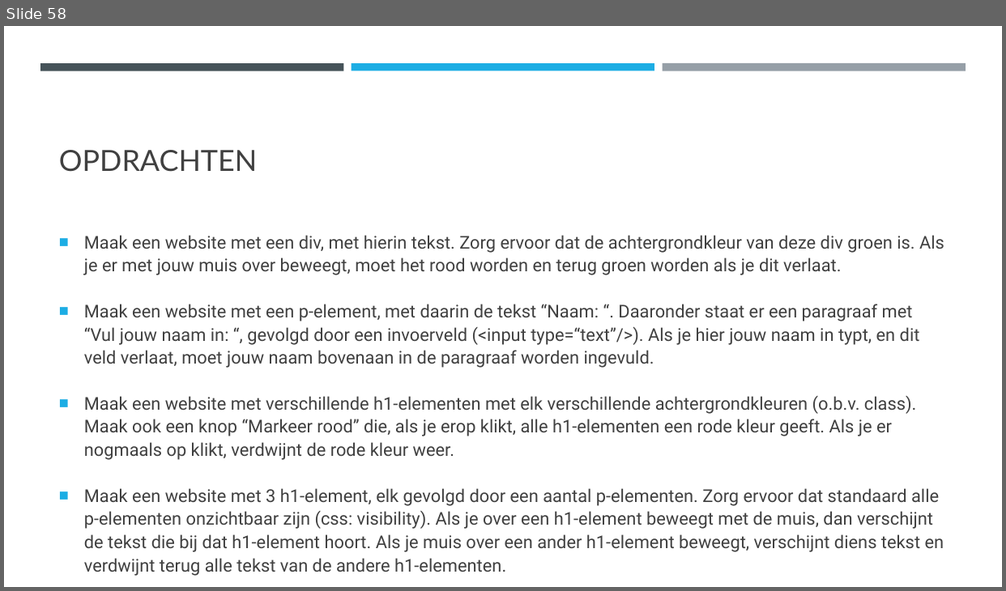
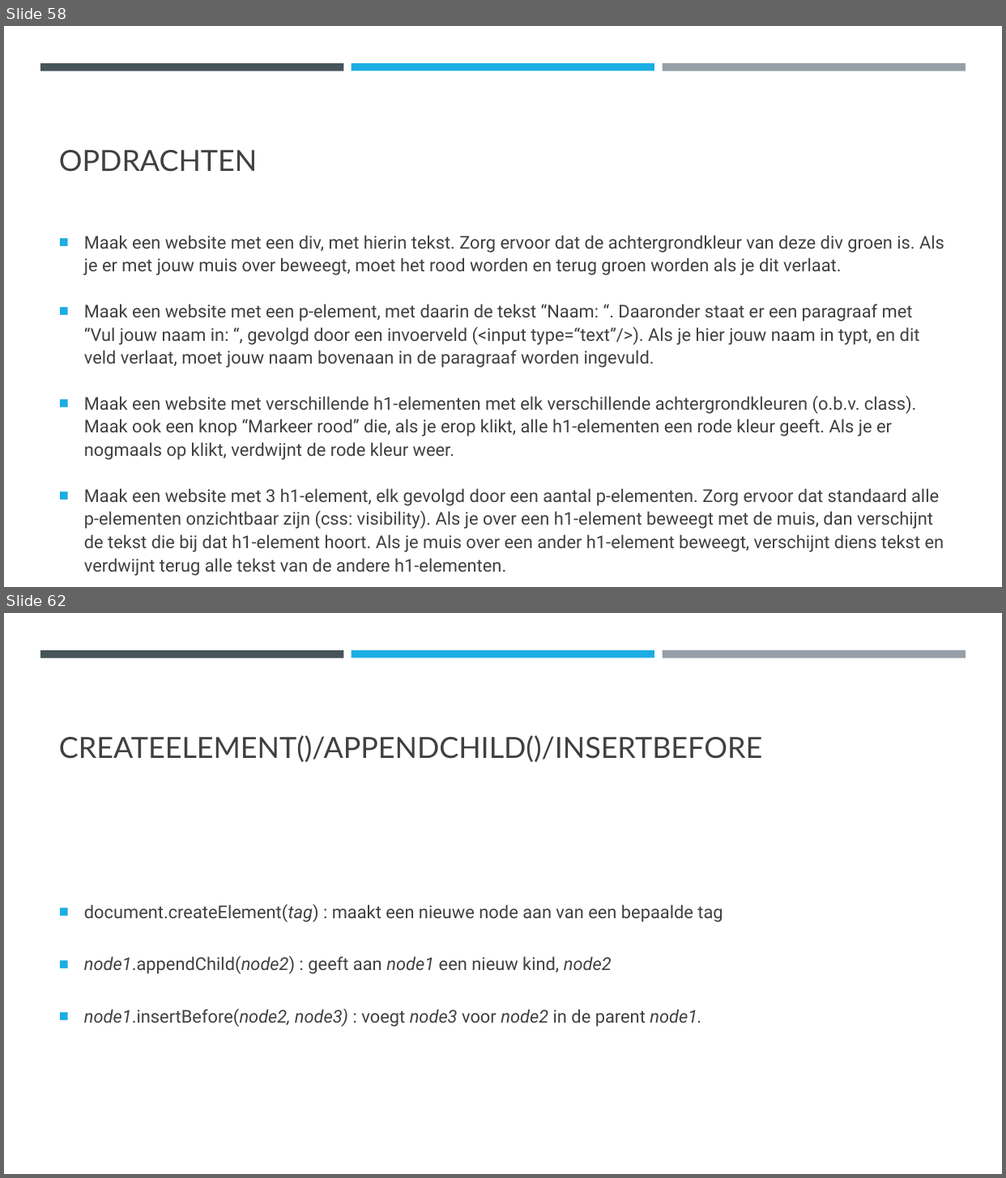
Before and after one commit to DhrLeroy/Webdesign, a slide deck: Webdesign.pptx. Shown one above the other, each under a label of ours: slide 58 before the commit, slides 58 and 62 after it; the slides between them are not shown. The pictures are 1006x591 and 1006x1178 pixels, drawn with LibreOffice and Linux fonts; fonts in the diff are those of the drawing. Boxes give left, top, right and bottom in pixels: in the first picture for what was removed or moved away, otherwise in the second. Text is boxed around its words. In the diff, an @@ line names an element or a change of style, - is before the commit and + after.

```diff
--- a/Webdesign.pptx
+++ b/Webdesign.pptx
@@ slide 62 added at bbox=[4, 613, 1002, 1174], background #FFFFFF; not listed: 3 template elements that a slide beside it also shows @@
@@ title added at bbox=[59, 735, 762, 762], 28 pt, text #404040 @@
+CREATEELEMENT()/APPENDCHILD()/INSERTBEFORE
@@ text added at bbox=[84, 905, 722, 1027], 17 pt, text #404040 @@
+■ document.createElement(tag) : maakt een nieuwe node aan van een bepaalde tag
+■ node1.appendChild(node2) : geeft aan node1 een nieuw kind, node2
+■ node1.insertBefore(node2, node3) : voegt node3 voor node2 in de parent node1.
```
Also in this commit, not shown: 3 slides changed, 5 other slides added, 8 other files.
